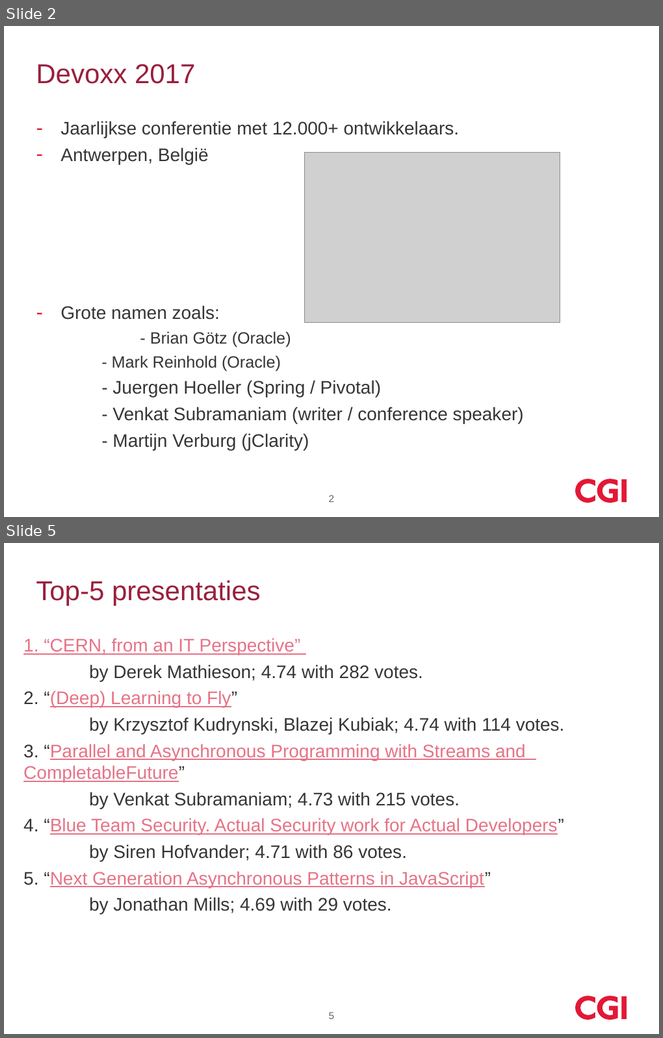
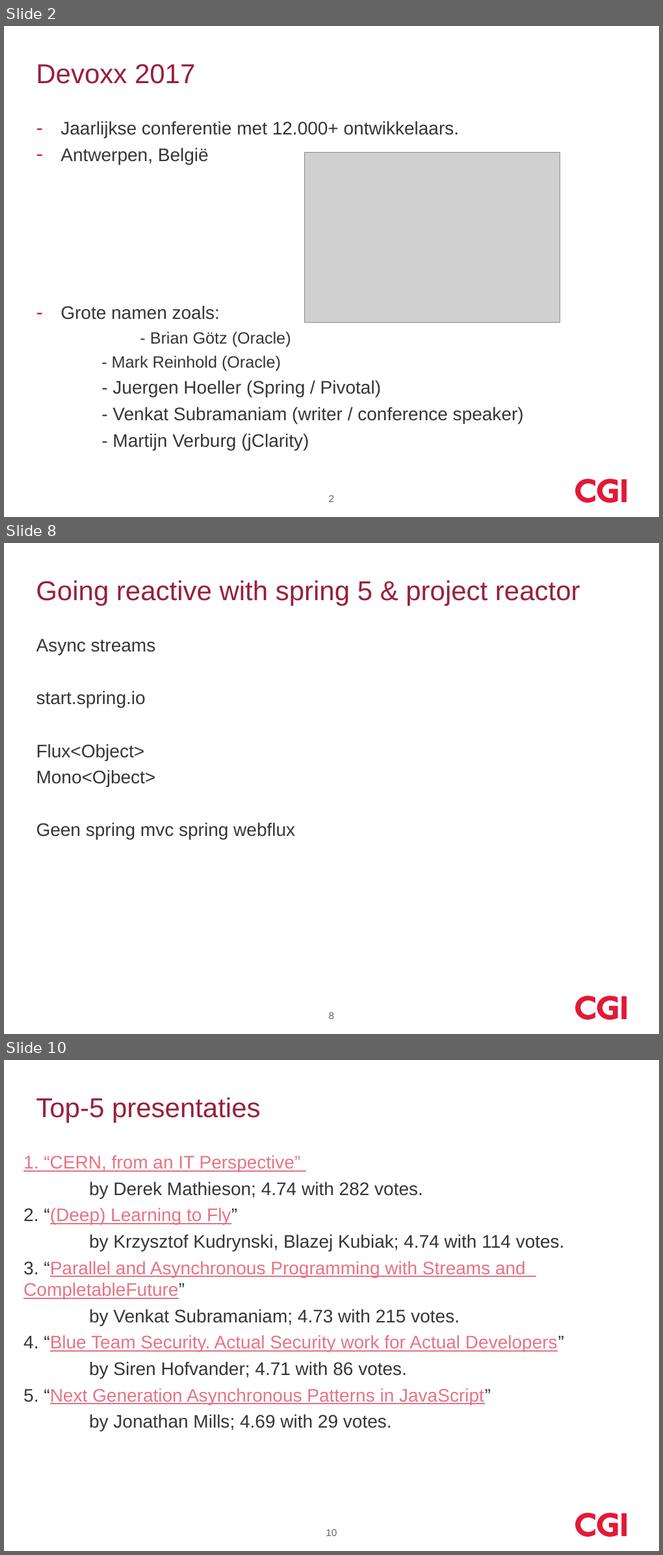
Before and after one commit to koosdrost/GeneralDir, a slide deck: devoxx_2017_cgi.pptx. Shown one above the other, each under a label of ours: slides 2 and 5 before the commit, slides 2, 8 and 10 after it; the slides between them are not shown. The pictures are 663x1038 and 663x1555 pixels, drawn with LibreOffice and Linux fonts; fonts in the diff are those of the drawing; grey boxes stand for pictures; background and template pictures are left out. Boxes give left, top, right and bottom in pixels: in the first picture for what was removed or moved away, otherwise in the second. Text is boxed around its words. In the diff, an @@ line names an element or a change of style, - is before the commit and + after.

```diff
--- a/devoxx_2017_cgi.pptx
+++ b/devoxx_2017_cgi.pptx
@@ slide 8 added at <box>4,543,659,1034</box>, background #FFFFFF; not listed: 3 template elements that a slide beside it also shows @@
@@ title added at <box>36,580,581,605</box>, 30 pt, text #991F3D @@
+Going reactive with spring 5 & project reactor
@@ text added at <box>36,639,295,839</box>, 20 pt, text #363534 @@
+Async streams
+start.spring.io
+Flux<Object>
+Mono<Ojbect>
+Geen spring mvc spring webflux
@@ page number added at <box>329,1012,335,1019</box>, 11 pt, text #666666 @@
+8
@@ what was slide 5 is now slide 10 @@
@@ page number at <box>326,1529,337,1536</box>: text changed @@
-5
+10
```
Also in this commit, not shown: 6 other slides added, 2 slides removed.
